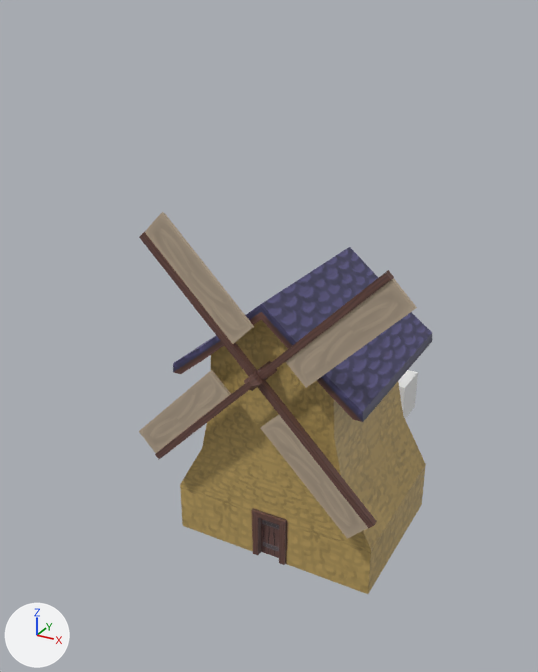
Two versions of the glTF model GGJ-2023-Project/Meshes/Windmill/Windmill.glb, one commit apart.
Camera for both pictures: a 50 mm camera at (5.43, -11.4, 9.55) aimed at (-0.92, 0.15, 3.77). The axes (+X, +Y, +Z) are drawn at lower left. The lights are the same throughout. Vertices at the same position are counted once.

In view in the first picture: 'Windmill', 'Windmill_Blades'.
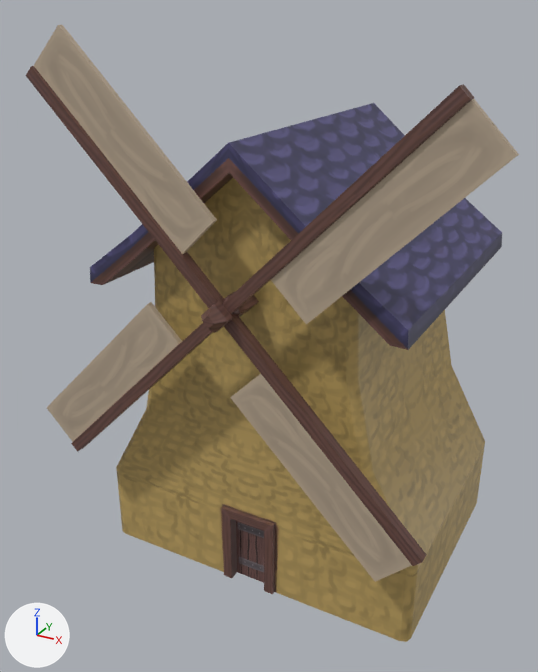
Commit message: Edited Windmill

The change, as JSON lines over the scene's bpy script:
```json
{"block": "me_windmill", "where": "# used by ob_windmill; location = (0.0, 0.0, 0.0)"}
{"op": "remove", "block": "me_windmill", "code": "me_windmill.from_pydata(...)  # 181 vertices, 328 faces; spans x -2.0..2.0, y -1.77..1.77, z 0.0..5.26"}
{"op": "add", "block": "me_windmill", "code": "me_windmill.from_pydata(...)  # 233 vertices, 420 faces; spans x -3.0..3.0, y -2.66..2.66, z 0.0..7.89"}
{"block": "me_windmill", "change": "me_windmill part 1: the loose piece of 43 vertices spanning x -1.82..1.82, y -1.77..1.77, z 3.61..5.26 is scaled about the mesh origin by 1.5"}
{"block": "me_windmill", "change": "me_windmill part 2: the loose piece of 138 vertices spanning x -2.0..2.0, y -1.54..1.54, z 0.0..5.0 is rebuilt with 190 vertices and now spans x -3.0..3.0, y -2.32..2.32, z 0.0..7.5"}
{"block": "me_windmill_blades", "where": "me_windmill_blades.from_pydata(...)  # 217 vertices, 300 faces; spans x -2.56..2.56, y -0.2..0.51, z -2.56..2.56"}
{"block": "me_windmill_blades", "where": "# used by ob_windmill_blades; location = (0.0, -2.0, 4.0)"}
{"block": "me_windmill_blades", "change": "me_windmill_blades part 3: the whole mesh is scaled about the mesh origin by 1.5"}
{"op": "set", "path": "ob_windmill_blades.location", "old": "(0.0, -2.0, 4.0)", "new": "(0.0, -3.0, 5.5)"}
```

Where the change shows, as pixel boxes (x1, y1, x2, y2) in the pictures (538 x 672 px; the box of a moved part takes in the faces that stretch with it):
```json
{"object": "Windmill", "change": "reshaped", "before": [173, 247, 432, 594], "after": [90, 103, 502, 642], "on screen": "59% wider, 55% taller"}
{"object": "Windmill_Blades", "change": "mesh rescaled, moved", "before": [139, 212, 417, 539], "after": [26, 25, 519, 582], "on screen": "77% wider, 70% taller"}
{"part": 1, "of": "me_windmill", "change": "moved or reshaped", "before": [173, 247, 432, 422], "after": [90, 103, 502, 350]}
{"part": 2, "of": "me_windmill", "change": "rebuilt", "before": [180, 320, 426, 594], "after": [116, 178, 485, 642]}
```
